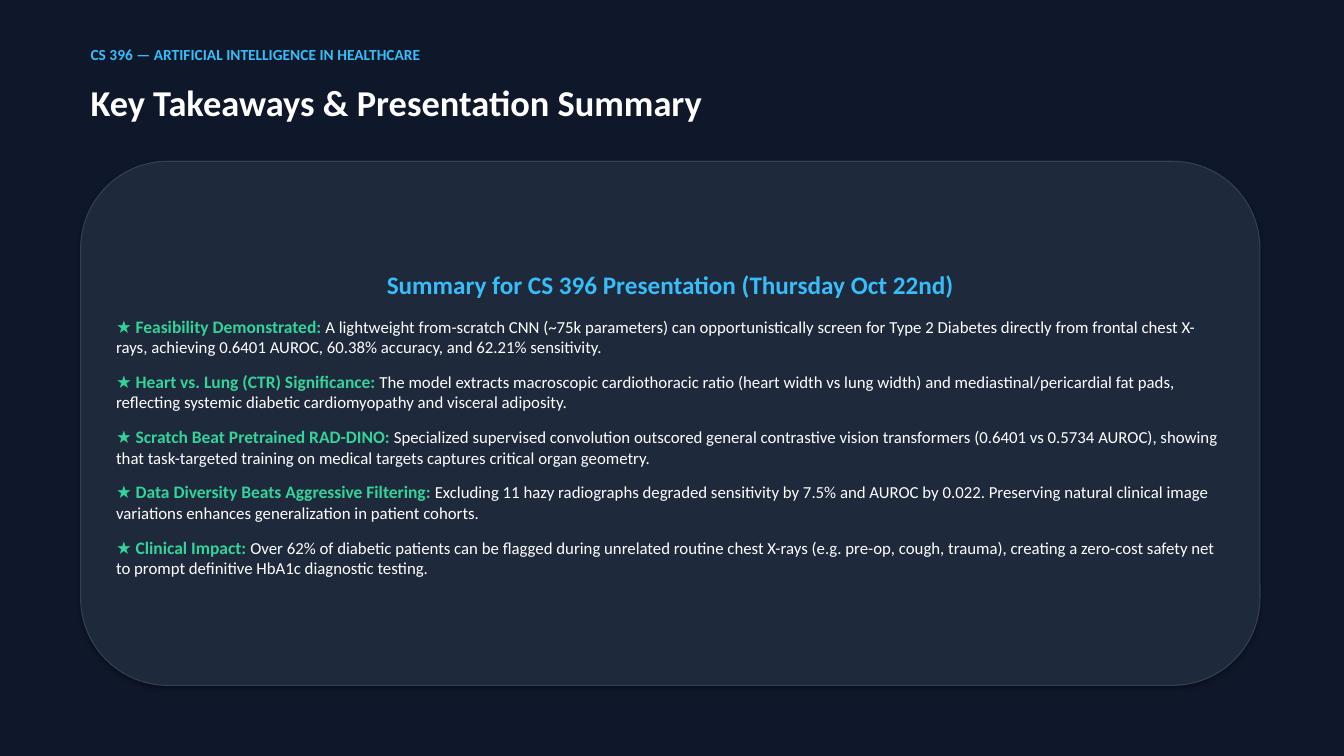
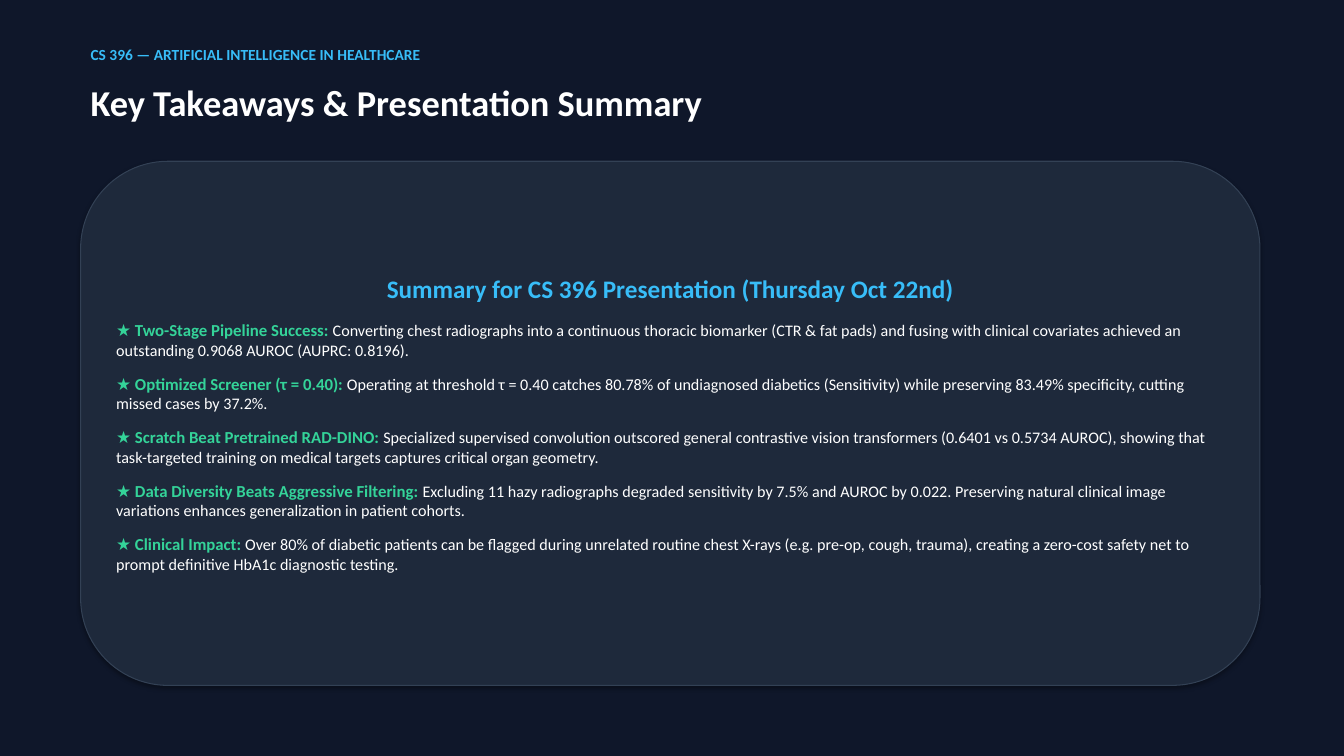
Before and after one commit to UnusualGelo/Oppurtunistic_Detection_of_Type_II_Diabetes, a slide deck: slide 10 of malek_and_angelo/malek/Malek_T2D_CNN_Presentation.pptx (slide 9 before the commit). Drawn at 1344x756 pixels with LibreOffice and Linux fonts; fonts in the diff are those of the drawing. Boxes give left, top, right and bottom in pixels: in the first picture for what was removed or moved away, otherwise in the second. Text is boxed around its words. In the diff, an @@ line names an element or a change of style, - is before the commit and + after.

Commit message:
feat(slides): add 10-slide deck with dedicated threshold optimization slide (tau=0.40) and 80.8% recall operating point

```diff
--- a/malek_and_angelo/malek/Malek_T2D_CNN_Presentation.pptx
+++ b/malek_and_angelo/malek/Malek_T2D_CNN_Presentation.pptx
@@ text in rounded rectangle at box(116, 324, 1184, 412): text changed; size 12 to 11.5 pt @@
-★ Feasibility Demonstrated: A lightweight from-scratch CNN (~75k parameters) can opportunistically screen for Type 2 Diabetes directly from frontal chest X-rays, achieving 0.6401 AUROC, 60.38% accuracy, and 62.21% sensitivity.
-★ Heart vs. Lung (CTR) Significance: The model extracts macroscopic cardiothoracic ratio (heart width vs lung width) and mediastinal/pericardial fat pads, reflecting systemic diabetic cardiomyopathy and visceral adiposity.
+★ Two-Stage Pipeline Success: Converting chest radiographs into a continuous thoracic biomarker (CTR & fat pads) and fusing with clinical covariates achieved an outstanding 0.9068 AUROC (AUPRC: 0.8196).
+★ Optimized Screener (τ = 0.40): Operating at threshold τ = 0.40 catches 80.78% of undiagnosed diabetics (Sensitivity) while preserving 83.49% specificity, cutting missed cases by 37.2%.
@@ text in rounded rectangle at box(116, 431, 1205, 519): size 12.5 to 12 pt in "★ Scratch Beat Pretrained RAD-DINO:", "★ Data Diversity Beats Aggressive Filtering:"; size 12 to 11.5 pt in "Specialized supervised convolution outscored general contras ...", "Excluding 11 hazy radiographs degraded sensitivity by ..." @@
@@ text in rounded rectangle at box(116, 538, 1189, 573): text changed; size 12 to 11.5 pt @@
-★ Clinical Impact: Over 62% of diabetic patients can be flagged during unrelated routine chest X-rays (e.g. pre-op, cough, trauma), creating a zero-cost safety net to prompt definitive HbA1c diagnostic testing.
+★ Clinical Impact: Over 80% of diabetic patients can be flagged during unrelated routine chest X-rays (e.g. pre-op, cough, trauma), creating a zero-cost safety net to prompt definitive HbA1c diagnostic testing.
```
Also in this commit, not shown: 1 slide added, 3 other files.
